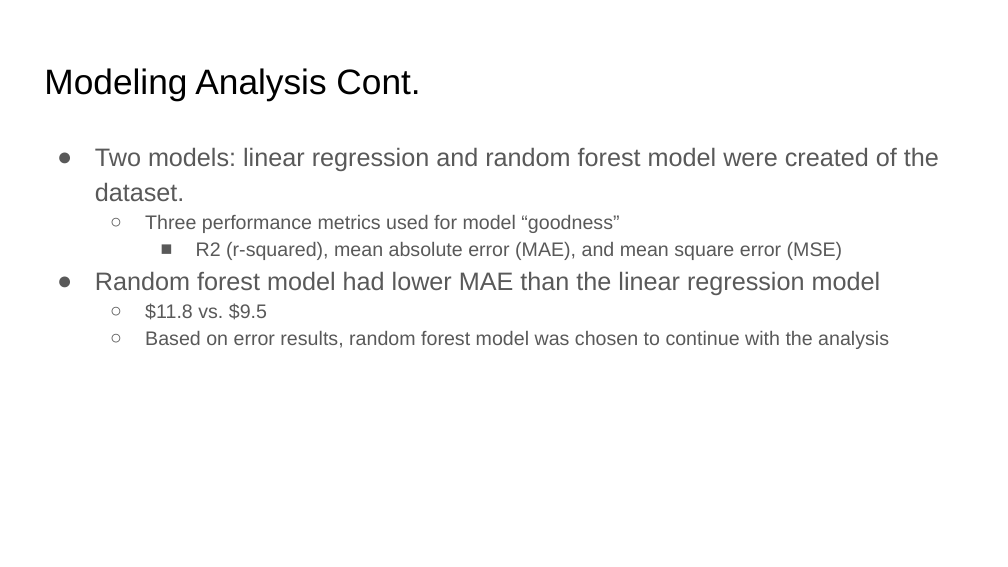
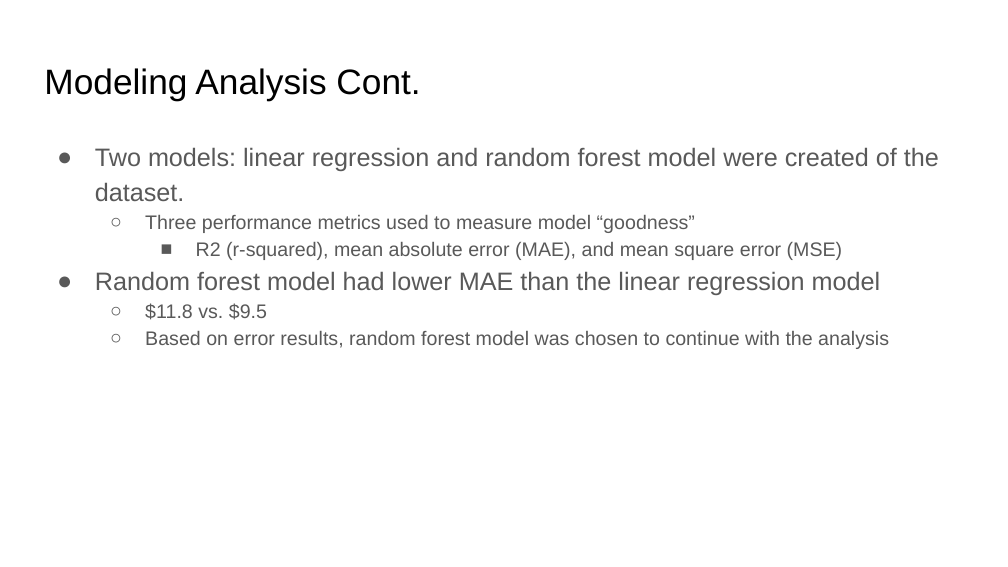
Before and after one commit to biman-zen/DataScienceGuidedCapstone, a slide deck: slide 6 of Big Mountain Resort Executive Presentation.pptx. Drawn at 1008x567 pixels with LibreOffice and Linux fonts; fonts in the diff are those of the drawing. Boxes give left, top, right and bottom in pixels: in the first picture for what was removed or moved away, otherwise in the second. Text is boxed around its words. In the diff, an @@ line names an element or a change of style, - is before the commit and + after.

```diff
--- a/Big Mountain Resort Executive Presentation.pptx
+++ b/Big Mountain Resort Executive Presentation.pptx
@@ text at (145, 215, 695, 233): text changed @@
-  ○ Three performance metrics used for model “goodness”
+  ○ Three performance metrics used to measure model “goodness”
```
Also in this commit, not shown: 2 other slides changed.
